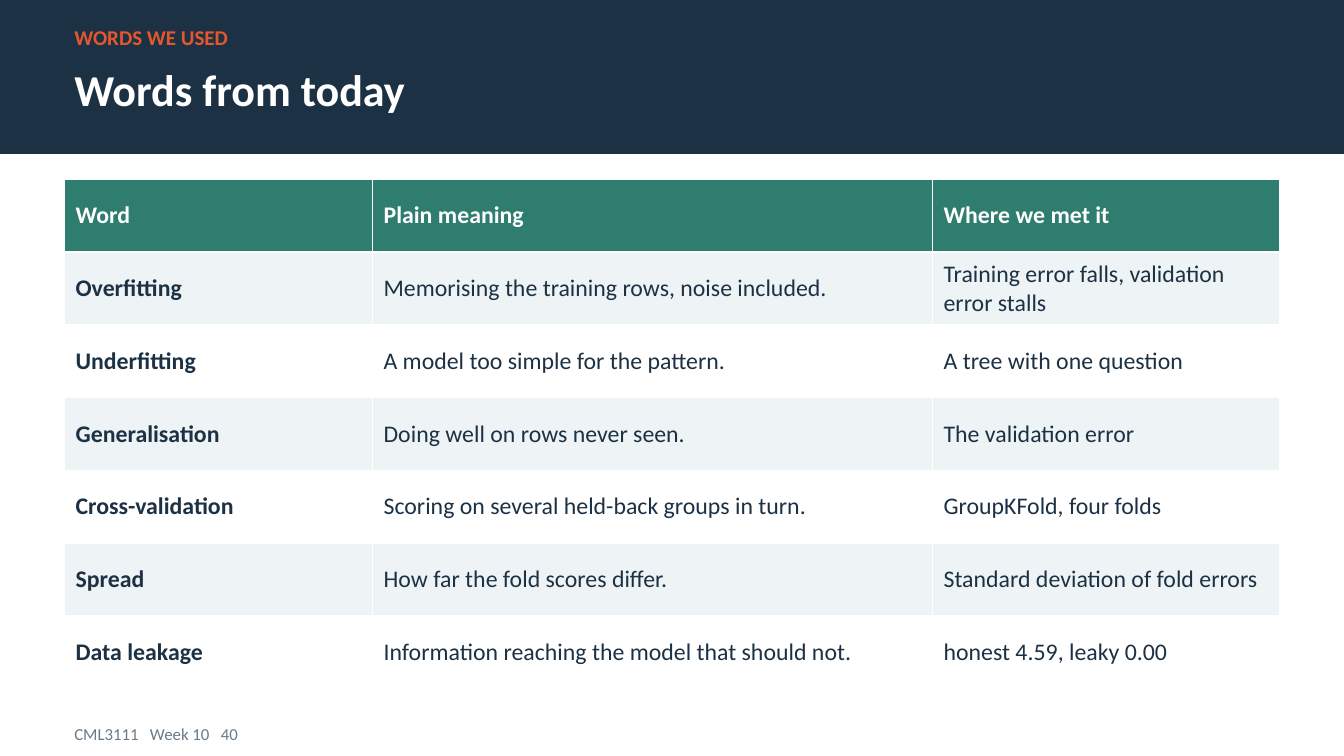
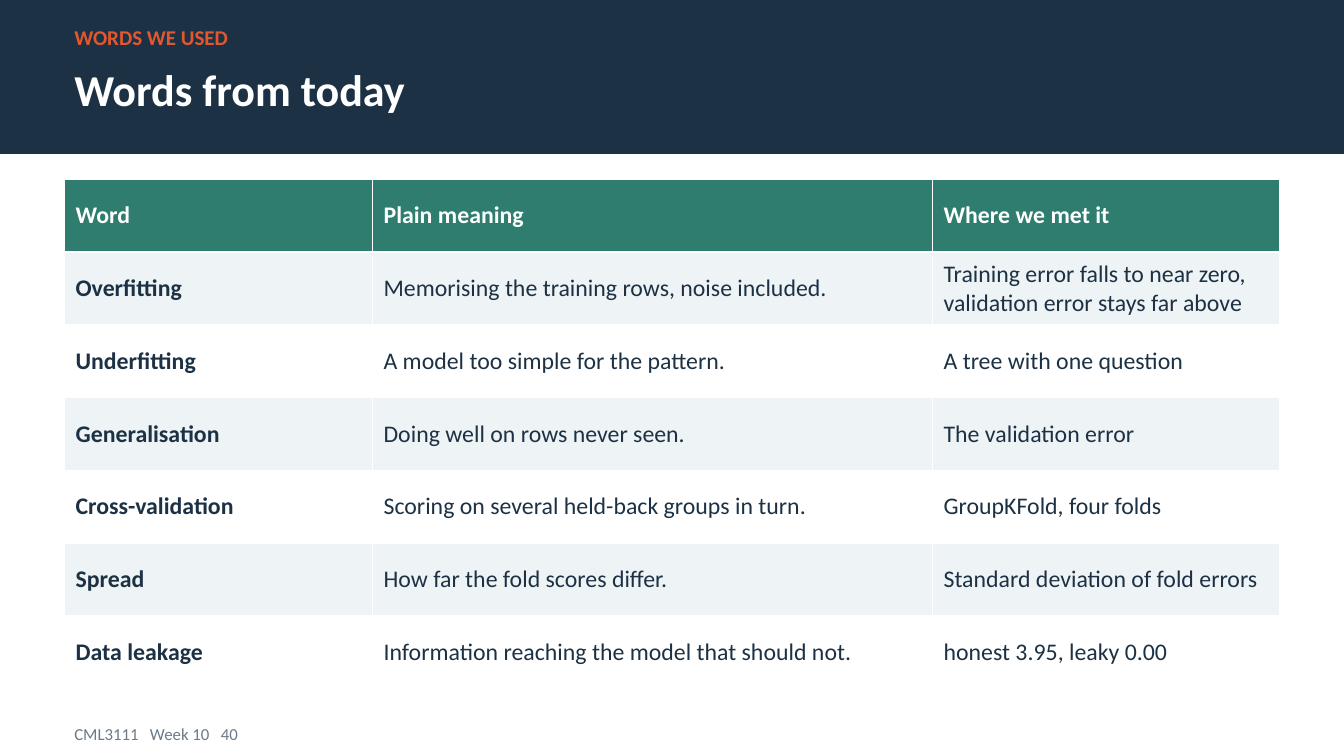
Before and after one commit to Jotham566/teaching-material, a slide deck: slide 40 of IUEA_Teaching_Plan/decks/CML3111_Week10_Engineering.pptx. Drawn at 1344x756 pixels with LibreOffice and Linux fonts; fonts in the diff are those of the drawing. Boxes give left, top, right and bottom in pixels: in the first picture for what was removed or moved away, otherwise in the second. Text is boxed around its words. In the diff, an @@ line names an element or a change of style, - is before the commit and + after.

```diff
--- a/IUEA_Teaching_Plan/decks/CML3111_Week10_Engineering.pptx
+++ b/IUEA_Teaching_Plan/decks/CML3111_Week10_Engineering.pptx
@@ table at bbox=[65, 179, 1280, 690] @@
-row 2, column 3: Training error falls, validation error stalls
+row 2, column 3: Training error falls to near zero, validation error stays far above
-row 7, column 3: honest 4.59, leaky 0.00
+row 7, column 3: honest 3.95, leaky 0.00
```
Also in this commit, not shown: 3 other slides changed, 55 other files.
